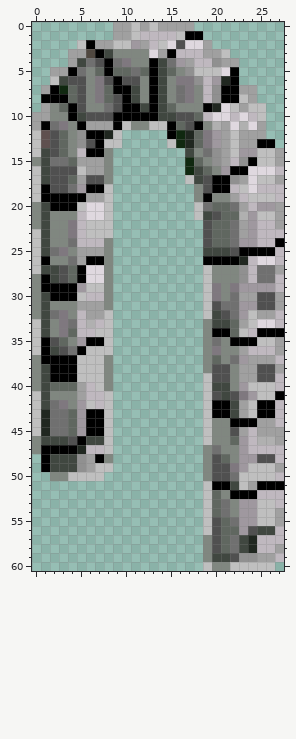
Pixel-art sprite -- arch/walls/doorways/doorway_stone.111.png. Above: the version before the commit.
The file is 28x61 pixels. Colours within 5 levels of each other are drawn and written as one.
The same view after the edit:
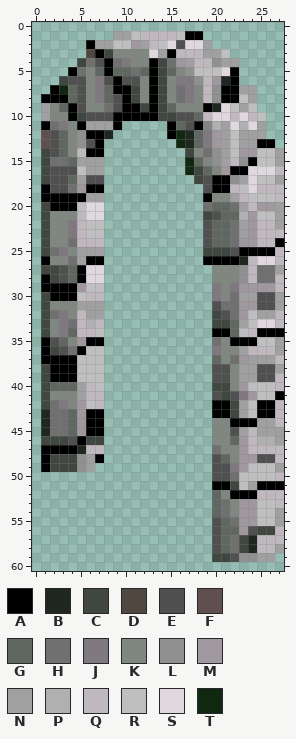
Palette (. is transparent): A #000000  B #202720  C #404740  D #504840  E #505050  F #5f504f  G #606760  H #707070  J #7f787f  K #808780  L #909090  M #9f989f  N #a0a0a0  P #b0b0b0  Q #bfb8bf  R #bfbfbf  S #dfd8df  T #102810
The author wrote: Improve stone doorway image by removing ugly white lines around it.
Difference:
The author cleared colour K in row 11 at x 11 to 12; in row 14 at x 8; in row 15 at x 0 and 8; in rows 16 to 17 at x 8; in rows 18 to 19 at x 18; in rows 20 to 22 at x 0.
The author cleared colour K in rows 24 to 27 at x 8; in rows 28 to 31 at x 0 and 8; in row 32 at x 0; in rows 33 to 36 at x 19; in rows 37 to 38 at x 0, 8 and 19; in rows 39 to 40 at x 0 and 8.
The author cleared colour K in row 46 at x 0; in row 47 at x 0 and 19; in row 48 at x 8 and 19; in row 49 at x 19; in row 50 at x 2 to 3 and 19; in rows 57 to 59 at x 19.
The author cleared colour K in row 60 at x 20 to 21.
The author cleared colour N in row 0 at x 9 to 10, 12 and 14 to 17; in row 3 at x 4 to 5; in row 4 at x 4; in row 5 at x 2 to 3; in row 7 at x 1; in rows 10 to 11 at x 0.
The author cleared colour Q in row 59 at x 27.
The author cleared colour R in row 0 at x 11 and 13; in row 2 at x 5; in row 6 at x 2; in row 9 at x 25; in row 11 at x 10 and 13 to 14; in row 12 at x 0 and 9.
The author cleared colour R in row 13 at x 0, 8 to 9 and 15; in row 14 at x 0; in row 16 at x 0; in row 17 at x 0 and 17; in rows 18 to 19 at x 0 and 8; in rows 20 to 21 at x 8 and 18.
The author cleared colour R in row 22 at x 8; in row 23 at x 0 and 8; in rows 24 to 26 at x 0; in row 27 at x 0 and 19; in rows 28 to 31 at x 19; in row 32 at x 8 and 19.
The author cleared colour R in rows 33 to 36 at x 0 and 8; in rows 39 to 40 at x 19; in rows 41 to 45 at x 0, 8 and 19; in row 46 at x 8 and 19; in row 47 at x 8; in row 49 at x 7 to 8.
The author cleared colour R in row 50 at x 4 to 7; in rows 51 to 56 at x 19; in row 60 at x 19 and 22 to 26.
Boxes around the changes in both pictures, in picture pixels (x1, y1, x2, y2):
erased: (113, 22, 194, 31)
erased: (32, 40, 203, 481)
erased: (257, 103, 266, 112)
erased: (203, 265, 284, 571)
